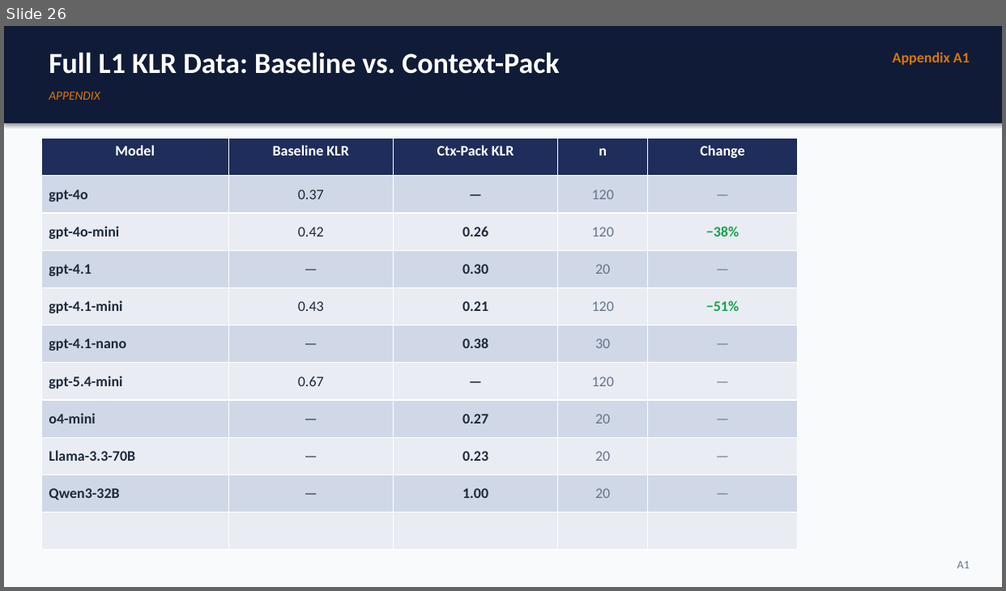
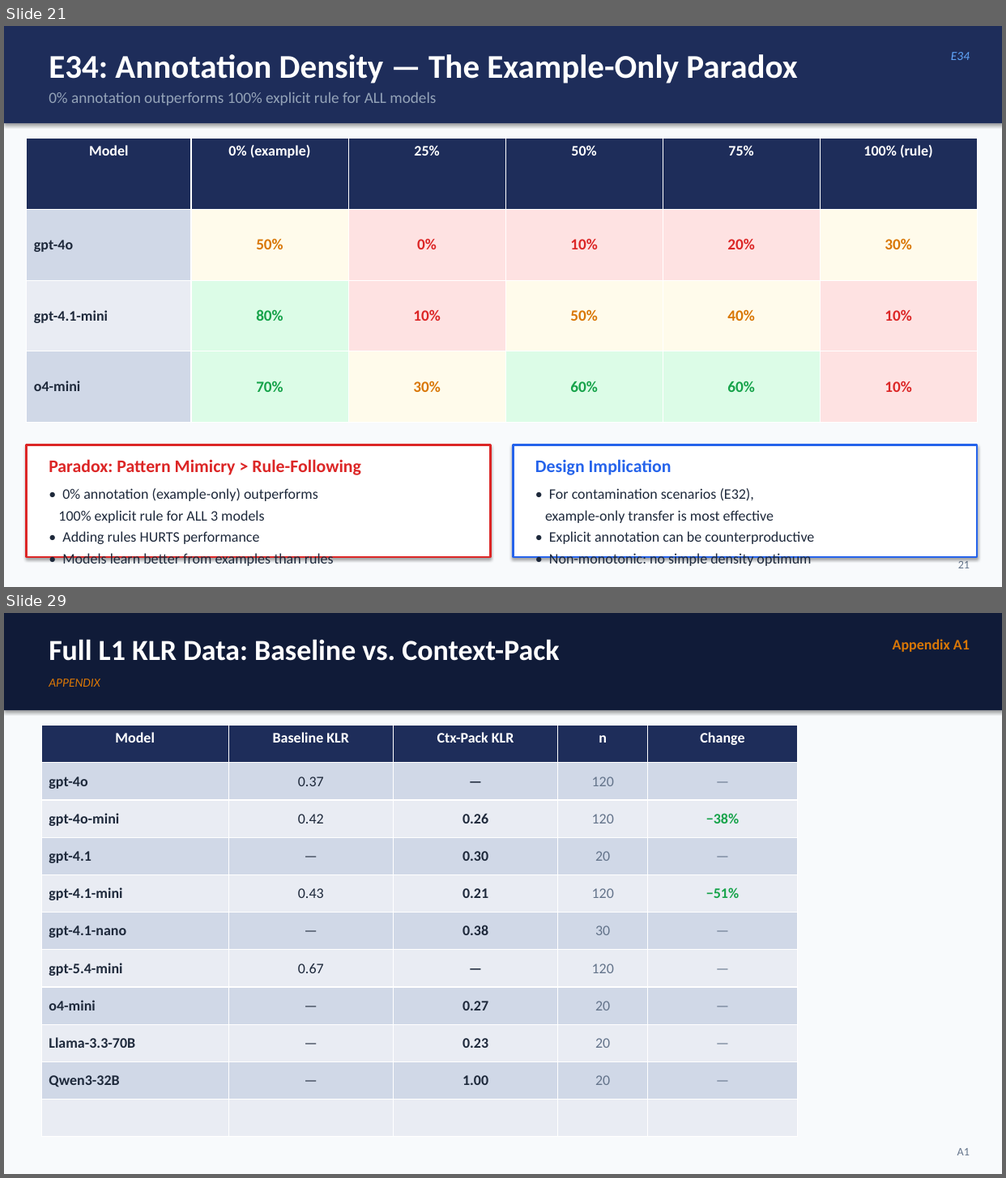
Before and after one commit to Jaeyeong-CHOI/cse307-open-project, a slide deck: presentation/research-slides-v2.pptx. Shown one above the other, each under a label of ours: slide 26 before the commit, slides 21 and 29 after it; the slides between them are not shown. The pictures are 1006x591 and 1006x1178 pixels, drawn with LibreOffice and Linux fonts; fonts in the diff are those of the drawing. Boxes give left, top, right and bottom in pixels: in the first picture for what was removed or moved away, otherwise in the second. Text is boxed around its words. In the diff, an @@ line names an element or a change of style, - is before the commit and + after.

```diff
--- a/presentation/research-slides-v2.pptx
+++ b/presentation/research-slides-v2.pptx
@@ slide 21 added at [4,26,1002,587], background #F8FAFC @@
@@ rectangle added at [4,26,1002,123], fill #1E2D5A @@
@@ text added at [49,54,797,84], 32 pt, text #FFFFFF, bold @@
+E34: Annotation Density — The Example-Only Paradox
@@ text added at [951,52,970,60], 12 pt, text #60A5FA, italic @@
+E34
@@ text added at [49,92,436,105], 15 pt, text #94A3B8 @@
+0% annotation outperforms 100% explicit rule for ALL models
@@ table added at [27,139,978,423], 4 rows, 6 columns @@
+Model | 0% (example) | 25% | 50% | 75% | 100% (rule)
+gpt-4o | 50% | 0% | 10% | 20% | 30%
+gpt-4.1-mini | 80% | 10% | 50% | 40% | 10%
+o4-mini | 70% | 30% | 60% | 60% | 10%
@@ rectangle added at [27,446,491,557], fill #FFFFFF, outline #DC2626 2 pt @@
@@ text added at [49,459,361,476], 17 pt, text #DC2626, bold @@
+Paradox: Pattern Mimicry > Rule-Following
@@ rectangle added at [513,446,978,557], fill #FFFFFF, outline #2563EB 2 pt @@
@@ text added at [535,459,671,476], 17 pt, text #2563EB, bold @@
+Design Implication
@@ text added at [58,489,334,566], 14 pt, text #1E293B @@
+• 0% annotation (example-only) outperforms
+100% explicit rule for ALL 3 models
+• Adding rules HURTS performance
+• Models learn better from examples than rules
@@ text added at [545,489,814,566], 14 pt, text #1E293B @@
+• For contamination scenarios (E32),
+example-only transfer is most effective
+• Explicit annotation can be counterproductive
+• Non-monotonic: no simple density optimum
@@ text added at [958,559,970,569], 11 pt, text #64748B @@
+21
@@ what was slide 26 is now slide 29 @@
```
Also in this commit, not shown: 9 slides changed, 2 other slides added, 1 other file.
